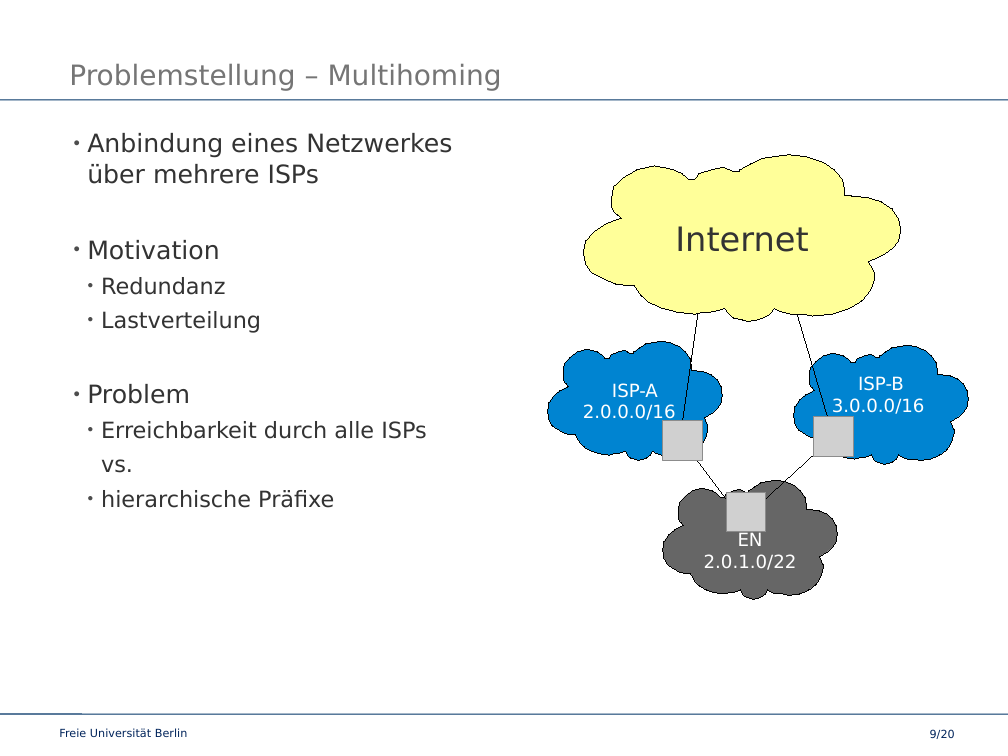
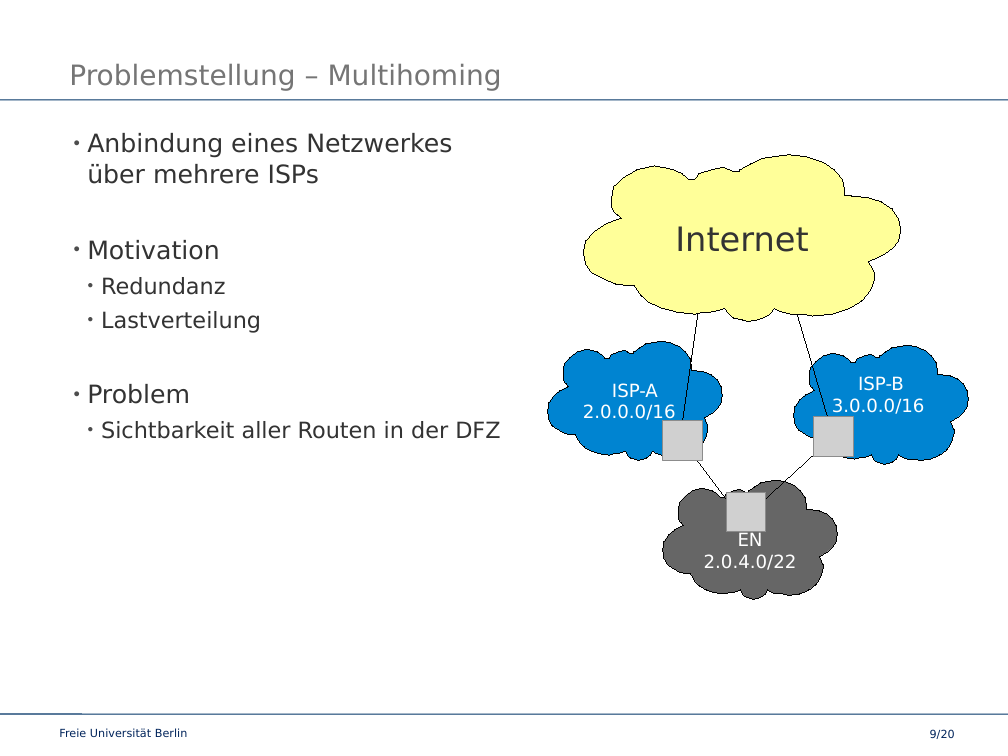
Before and after one commit to slomo/whyTheInternetSucks, a slide deck: slide 9 of talk/presentation.odp. Drawn at 1008x756 pixels with LibreOffice and Linux fonts; fonts in the diff are those of the drawing; grey boxes stand for pictures; background and template pictures are left out. Boxes give left, top, right and bottom in pixels: in the first picture for what was removed or moved away, otherwise in the second. Text is boxed around its words. In the diff, an @@ line names an element or a change of style, - is before the commit and + after.

```diff
--- a/talk/presentation.odp
+++ b/talk/presentation.odp
@@ text at [101,421,500,439]: text changed @@
-  ● Erreichbarkeit durch alle ISPs
-  vs.
-  ● hierarchische Präfixe
+  ● Sichtbarkeit aller Routen in der DFZ
@@ text in freeform shape at [704,554,797,570]: text changed @@
-2.0.1.0/22
+2.0.4.0/22
```
Also in this commit, not shown: 3 other slides changed, 4 slides added, 1 slide removed.
